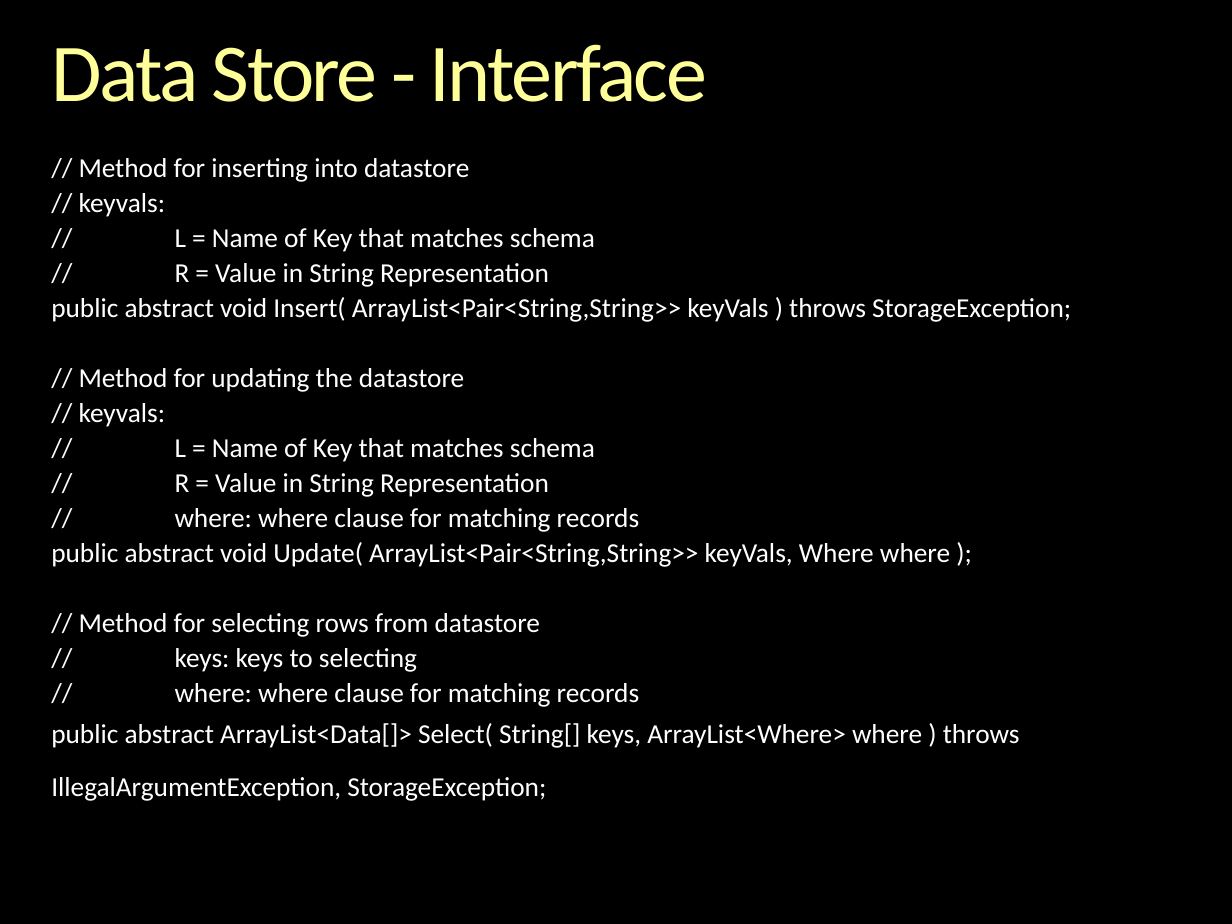
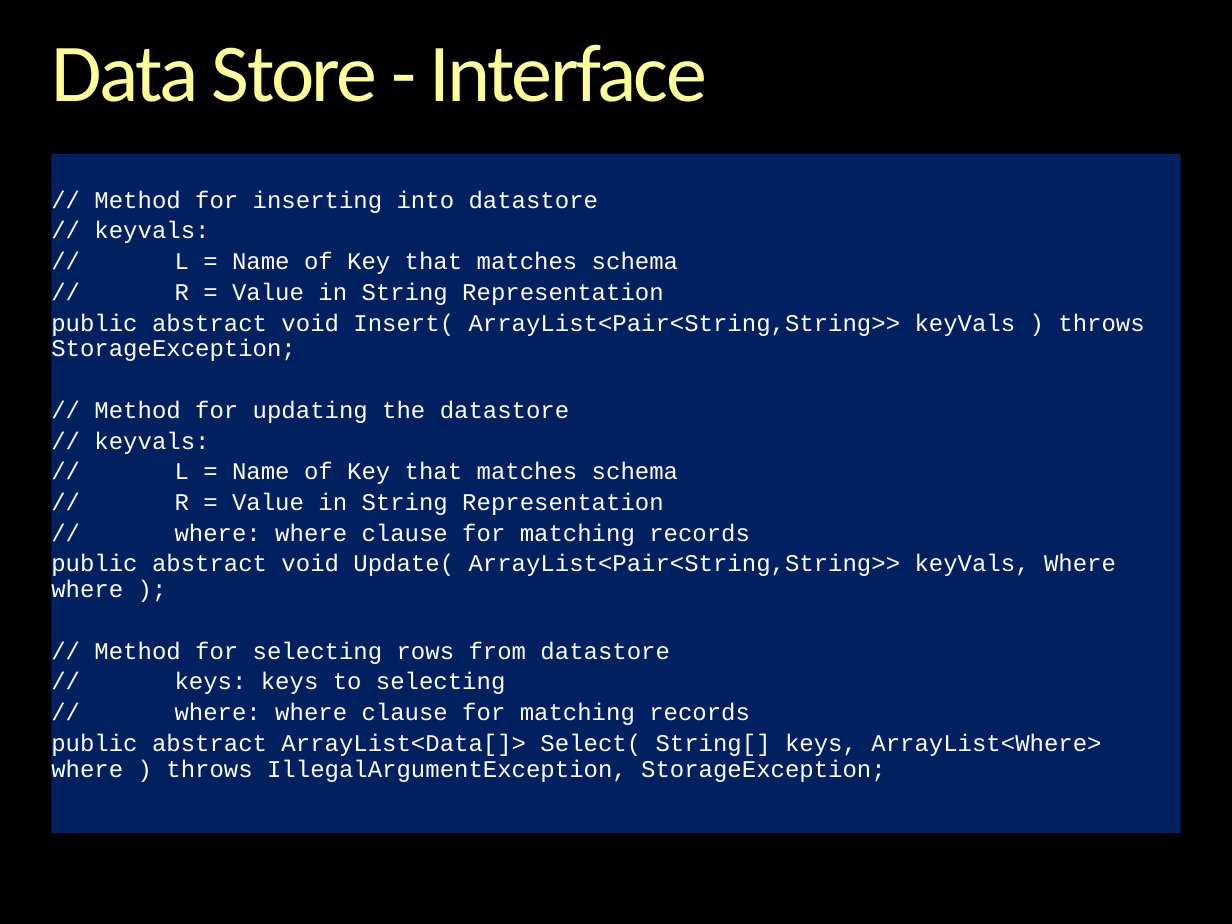
Before and after one commit to andrewferlitsch/epipog-nosql-ip, a slide deck: slide 7 of sprints/Sprint 1 - Oct 3-28.pptx. Drawn at 1232x924 pixels with LibreOffice and Linux fonts; fonts in the diff are those of the drawing; background and template pictures are left out. Boxes give left, top, right and bottom in pixels: in the first picture for what was removed or moved away, otherwise in the second. Text is boxed around its words. In the diff, an @@ line names an element or a change of style, - is before the commit and + after.

```diff
--- a/sprints/Sprint 1 - Oct 3-28.pptx
+++ b/sprints/Sprint 1 - Oct 3-28.pptx
@@ text "// Method for inserting into ...": place and size @@
-text "// Method for inserting into ..." at <box>51,158,1071,801</box>
+text "// Method for inserting into ..." at <box>52,154,1181,833</box>
@@ text "// Method for inserting into ..." at <box>52,154,1181,833</box>: size 16 to 14 pt, font Calibri to Courier New; fill none to #002060 @@
```
Also in this commit, not shown: 3 other slides changed.
